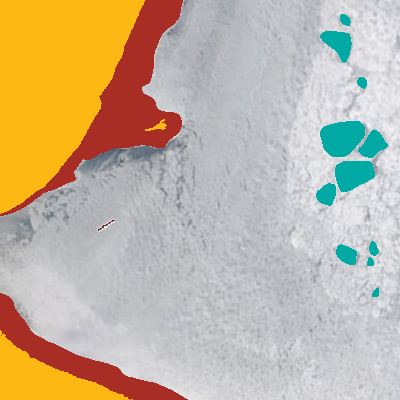
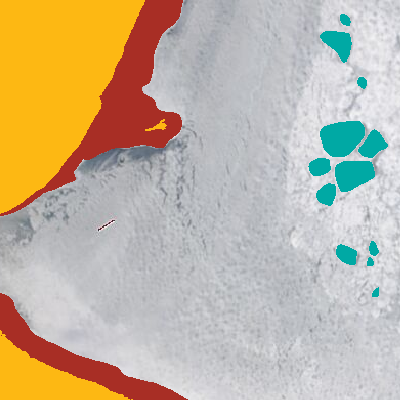
Layers edited between the first and the second 400x400 image:
painted on "ice floes" (2nd of 2) over [308,158,331,176]
